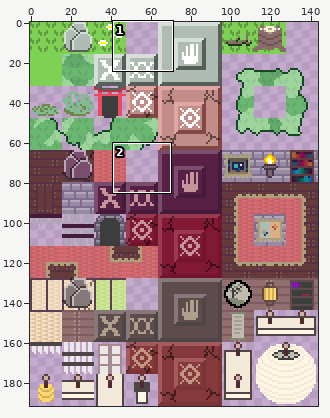
Sprite sheet, stored at in_game/tiles/overhead.png. The picture above shows the old version from afar; the outline marks the close-up.
Close-up. The starting point:
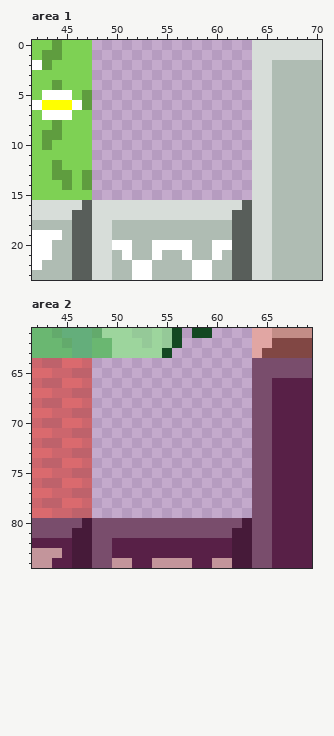
The file is 144x192 pixels. Colours within 5 levels of each other are drawn and written as one. Shown: area 1: x 42..70, y 0..23; area 2: x 42..69, y 61..84. The commit also changed other parts of the picture, which this record leaves out.
After:
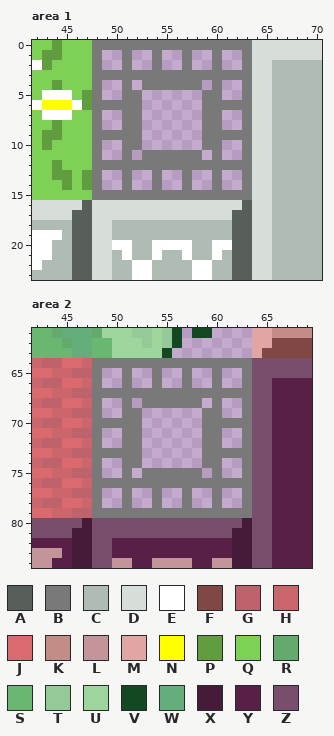
Palette (. is transparent): A #585e5a  B #797979  C #afbcb3  D #d7ddd9  E #ffffff  F #814744  G #be626b  H #cc666d  J #da6a6e  K #c38d87  L #c3959b  M #e1a6a3  N #ffff00  P #5f9d3f  Q #7ed154  R #63aa6c  S #6ab771  T #95c998  U #9dd59d  V #134822  W #64ae7b  X #461a39  Y #582047  Z #794d6c
What changed:
Changed rows in their new state; - is an unchanged pixel.
Area 1:
first column x 48:
 0 BBBBBBBBBBBBBBBB
 1 B--B--B--B--B--B
 2 B--B--B--B--B--B
 3 BBBBBBBBBBBBBBBB
 4 B--B-BBBBBB-B--B
 5 B--BB------BB--B
 6 BBBBB------BBBBB
 7 B--BB------BB--B
 8 B--BB------BB--B
 9 BBBBB------BBBBB
10 B--BB------BB--B
11 B--B-BBBBBB-B--B
12 BBBBBBBBBBBBBBBB
13 B--B--B--B--B--B
14 B--B--B--B--B--B
15 BBBBBBBBBBBBBBBB
Area 2:
first column x 48:
64 BBBBBBBBBBBBBBBB
65 B--B--B--B--B--B
66 B--B--B--B--B--B
67 BBBBBBBBBBBBBBBB
68 B--B-BBBBBB-B--B
69 B--BB------BB--B
70 BBBBB------BBBBB
71 B--BB------BB--B
72 B--BB------BB--B
73 BBBBB------BBBBB
74 B--BB------BB--B
75 B--B-BBBBBB-B--B
76 BBBBBBBBBBBBBBBB
77 B--B--B--B--B--B
78 B--B--B--B--B--B
79 BBBBBBBBBBBBBBBB
Changed places in both close-ups, as pixel boxes (x1, y1, x2, y2):
added: (92, 40, 252, 200)
added: (92, 358, 252, 518)
